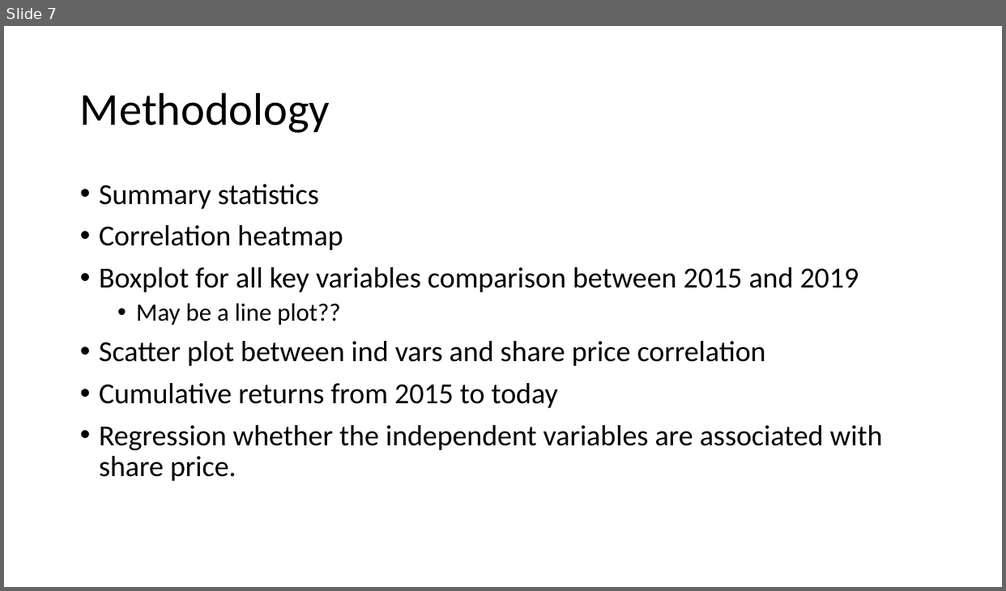
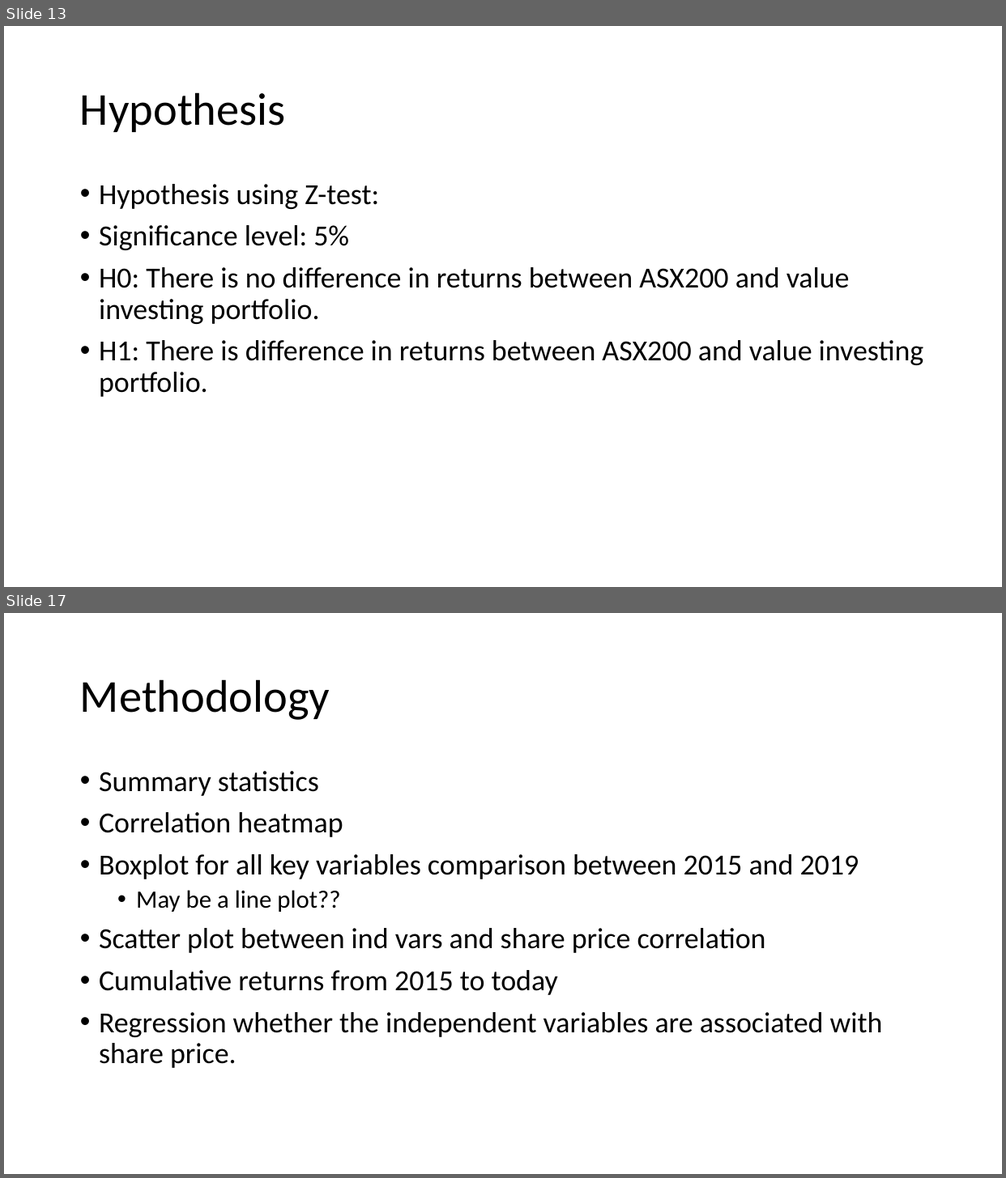
Before and after one commit to gentley99/IOD_2020_JIN, a slide deck: Assignment/Financial/Presentation1.pptx. Shown one above the other, each under a label of ours: slide 7 before the commit, slides 13 and 17 after it; the slides between them are not shown. The pictures are 1006x591 and 1006x1178 pixels, drawn with LibreOffice and Linux fonts; fonts in the diff are those of the drawing. Boxes give left, top, right and bottom in pixels: in the first picture for what was removed or moved away, otherwise in the second. Text is boxed around its words. In the diff, an @@ line names an element or a change of style, - is before the commit and + after.

```diff
--- a/Assignment/Financial/Presentation1.pptx
+++ b/Assignment/Financial/Presentation1.pptx
@@ slide 13 added at [4, 26, 1002, 587], background #FFFFFF @@
@@ title added at [80, 92, 286, 132], 44 pt, text #000000 @@
+Hypothesis
@@ text added at [99, 184, 924, 397], 28 pt, text #000000 @@
+• Hypothesis using Z-test:
+• Significance level: 5%
+• H0: There is no difference in returns between ASX200 and value investing portfolio.
+• H1: There is difference in returns between ASX200 and value investing portfolio.
@@ what was slide 7 is now slide 17 @@
```
Also in this commit, not shown: 8 slides changed, 14 other slides added, 5 slides removed, 17 other files.
